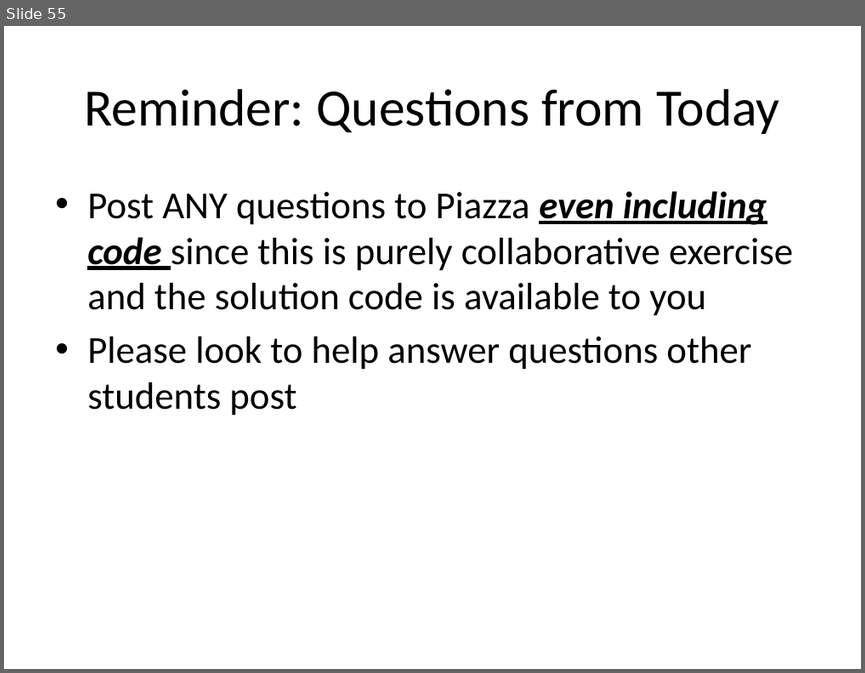
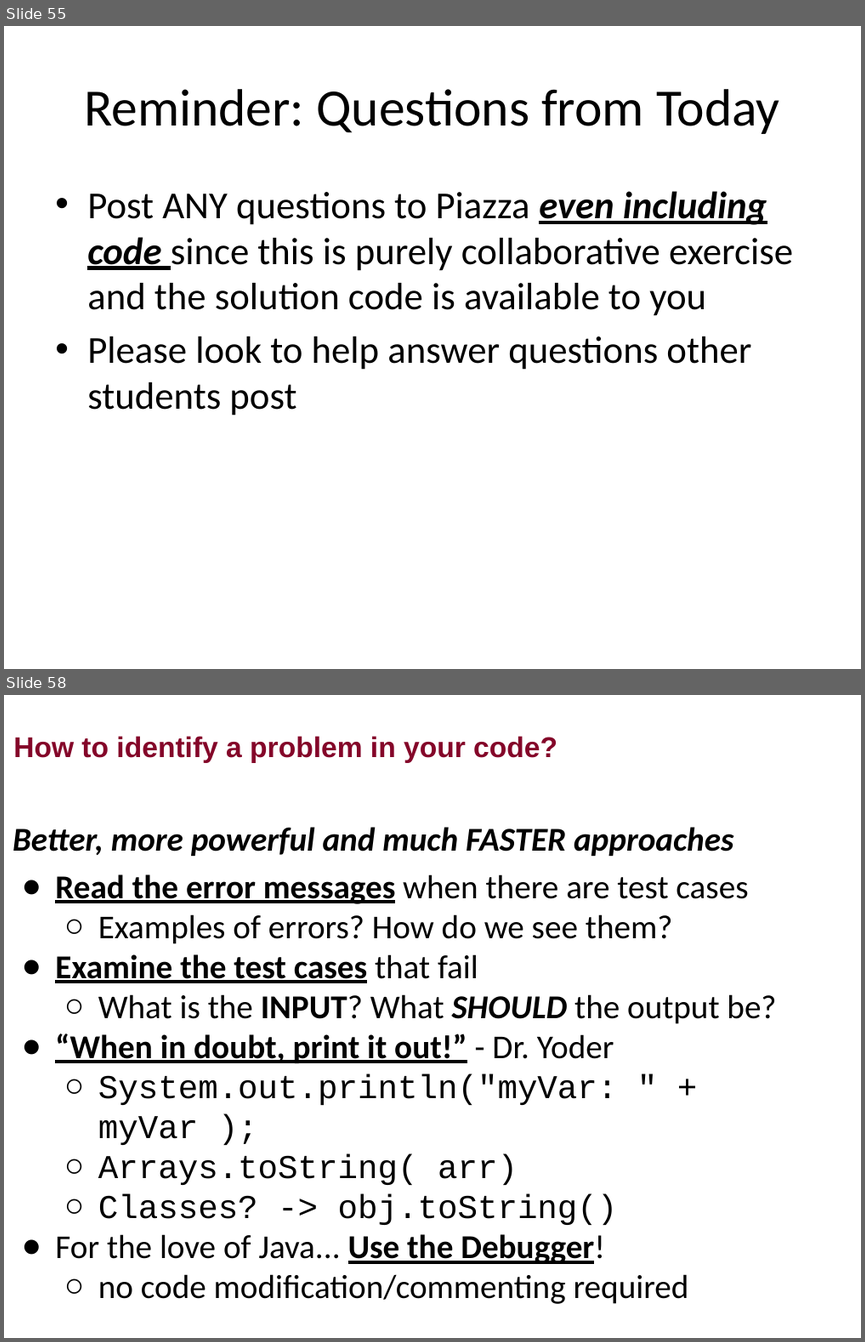
Before and after one commit to RHIT-CSSE/csse220, a slide deck: ClassMaterials/2DArraysAndMaps/Slides/2D Arrays and Maps.pptx. Shown one above the other, each under a label of ours: slide 55 before the commit, slides 55 and 58 after it; the slides between them are not shown. The pictures are 865x673 and 865x1342 pixels, drawn with LibreOffice and Linux fonts; fonts in the diff are those of the drawing. Boxes give left, top, right and bottom in pixels: in the first picture for what was removed or moved away, otherwise in the second. Text is boxed around its words. In the diff, an @@ line names an element or a change of style, - is before the commit and + after.

```diff
--- a/ClassMaterials/2DArraysAndMaps/Slides/2D Arrays and Maps.pptx
+++ b/ClassMaterials/2DArraysAndMaps/Slides/2D Arrays and Maps.pptx
@@ slide 58 added at box(4, 695, 861, 1338), background #FFFFFF @@
@@ title added at box(13, 736, 557, 763), 24 pt, text #840629, bold @@
+How to identify a problem in your code?
@@ text added at box(12, 827, 776, 1304), 28 pt, text #000000 @@
+Better, more powerful and much FASTER approaches
+● Read the error messages when there are test cases
+  ○ Examples of errors? How do we see them?
+● Examine the test cases that fail
+  ○ What is the INPUT? What SHOULD the output be?
+● “When in doubt, print it out!” - Dr. Yoder
+  ○ System.out.println("myVar: " + myVar );
+  ○ Arrays.toString( arr)
+  ○ Classes? -> obj.toString()
+● For the love of Java... Use the Debugger!
+  ○ no code modification/commenting required
```
Also in this commit, not shown: 4 slides changed, 7 other slides added, 4 slides removed.
